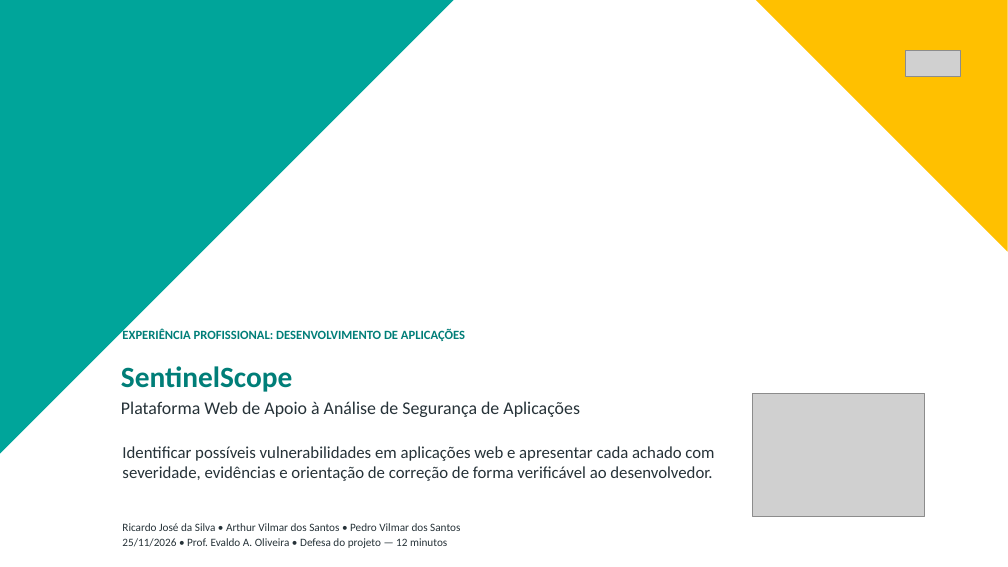
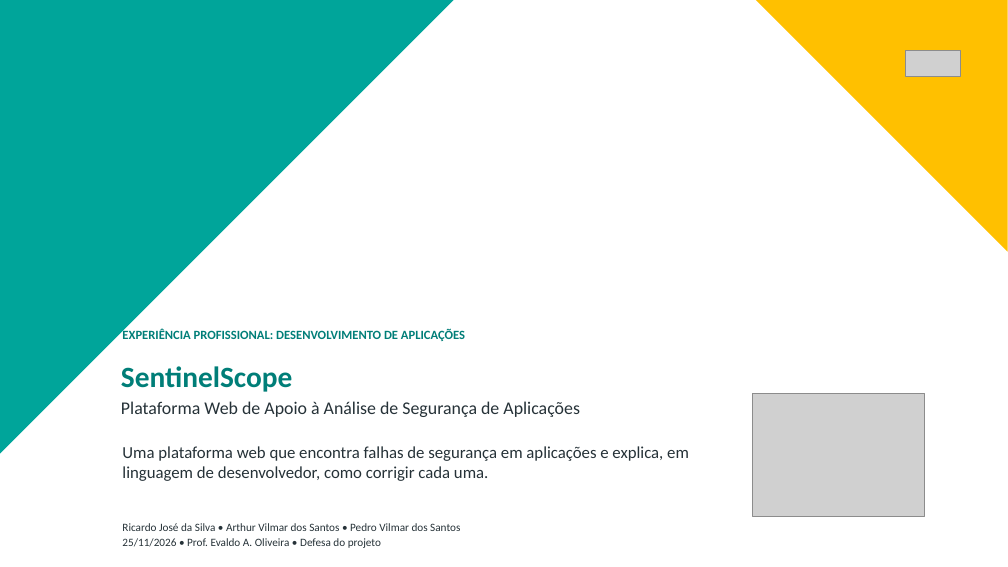
Before and after one commit to jdsricardo/Ciber, a slide deck: slide 1 of docs/apresentacao/SentinelScope_Defesa.pptx. Drawn at 1008x567 pixels with LibreOffice and Linux fonts; fonts in the diff are those of the drawing; grey boxes stand for pictures. Boxes give left, top, right and bottom in pixels: in the first picture for what was removed or moved away, otherwise in the second. Text is boxed around its words. In the diff, an @@ line names an element or a change of style, - is before the commit and + after.

```diff
--- a/docs/apresentacao/SentinelScope_Defesa.pptx
+++ b/docs/apresentacao/SentinelScope_Defesa.pptx
@@ text at (122,446,689,481): text changed @@
-Identificar possíveis vulnerabilidades em aplicações web e apresentar cada achado com severidade, evidências e orientação de correção de forma verificável ao desenvolvedor.
+Uma plataforma web que encontra falhas de segurança em aplicações e explica, em linguagem de desenvolvedor, como corrigir cada uma.
@@ text at (122,538,381,548): text changed @@
-25/11/2026 • Prof. Evaldo A. Oliveira • Defesa do projeto — 12 minutos
+25/11/2026 • Prof. Evaldo A. Oliveira • Defesa do projeto
```
Also in this commit, not shown: 11 other slides changed, 5 other files.
